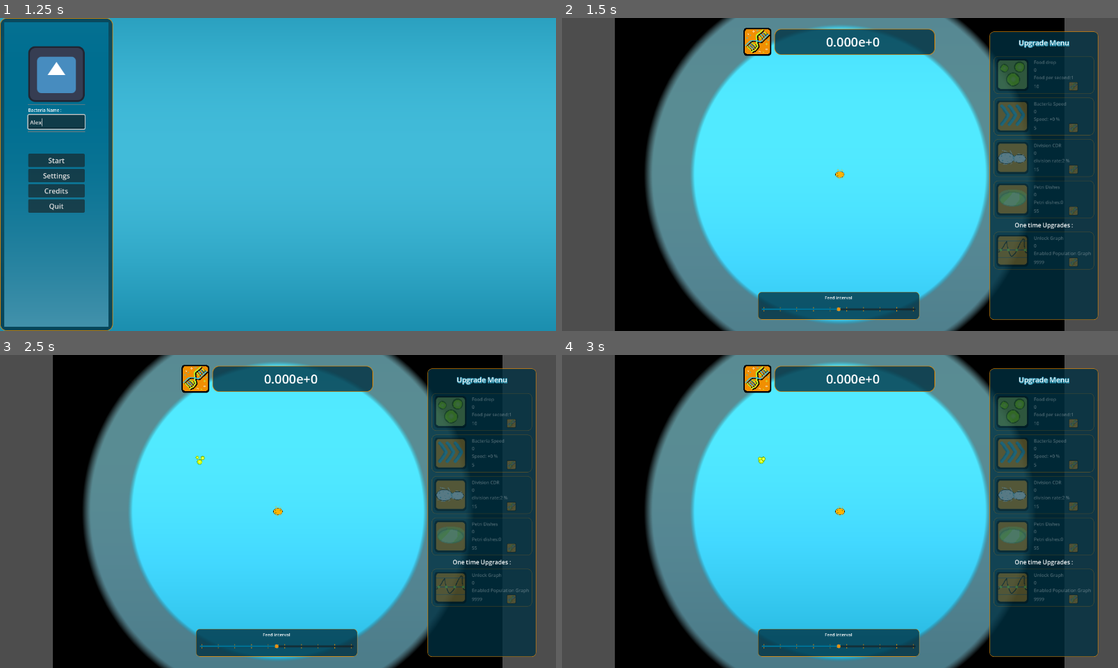
Above: before the commit, frames 1-4 (two rows, left to right).
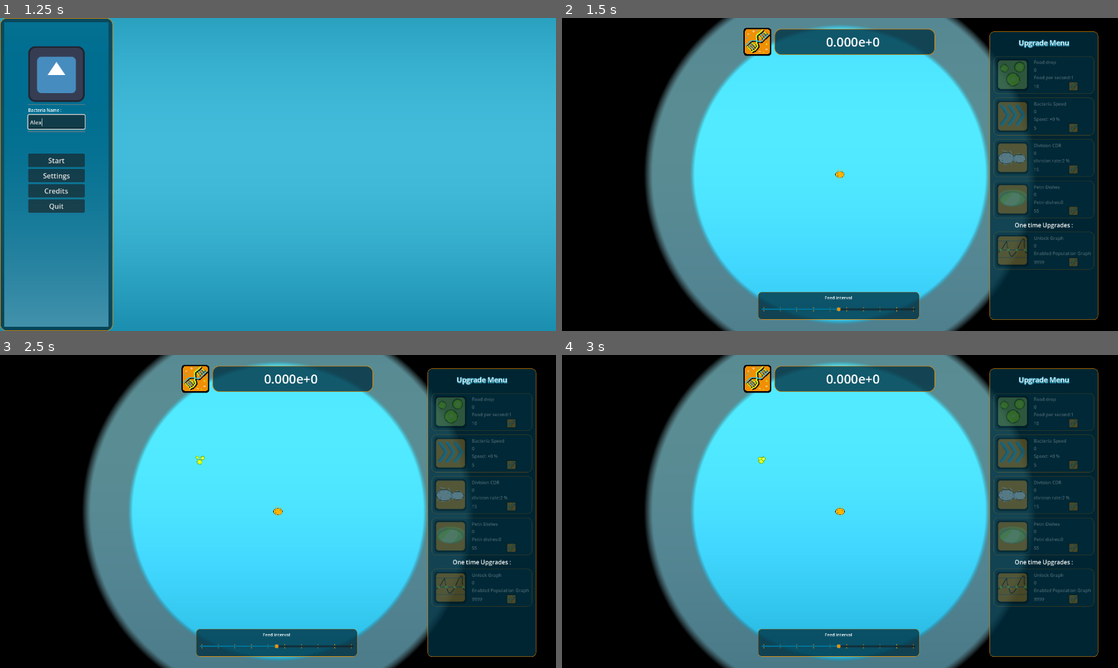
Above: after the commit, the same moments.

Repository: MisterIXI/chili-code-jam-4
Game: Godot game, scene res://entities/game/intro_scene.tscn
The game is run twice, just before and just after one commit, with the same random seed, the same clock (stepped at 60 frames per second) and the same inputs. The engine's default icon, where the game draws it, is replaced by a stand-in: a white triangle on a blue panel in a dark square.
Inputs (mouse positions are in pixels of both pictures, inside the frame that each line leads up to):
- Up to frame 1 (1.25 s): click (55, 121) at 0.52 s; type "Alex" at 0.6 s
- Up to frame 2 (1.5 s): click "Start" at 1.25 s
- Up to frame 3 (2.5 s): tap Enter at 2 s; move the mouse to (294, 380) at 2.02 s; tap 1 (hotkey_1) at 2.1 s; click (294, 380) at 2.17 s
- Up to frame 4 (3 s): tap Space at 2.75 s; move the mouse to (728, 527) at 2.77 s; tap 1 (hotkey_1) at 2.85 s; click (728, 527) at 2.92 s

Frame 1 is identical in both runs. In frame 2, 14% of the frame differs, in the area x 0-100%, y 0-100%; in frame 3, 14%; in frame 4, 14%.

Commit message:
overhaul of spawn stuff in progress

Diff:
--- a/autoload/food_manager.gd
+++ b/autoload/food_manager.gd
@@ -18,10 +18,10 @@
 	timer.timeout.connect(_on_timer_timeout)
 
 	GameUi.food_slider_changed.connect(_on_food_interval_change)
-	#GameUi._food_slider.min_value = 1
-	#GameUi._food_slider.max_value = 10
-	#GameUi._food_slider.value = 5
-	#GameUi._food_slider.step = 1
+	# GameUi._food_slider.min_value = 1
+	# GameUi._food_slider.max_value = 10
+	# GameUi._food_slider.value = 5
+	# GameUi._food_slider.step = 1
 
 func _on_timer_timeout() ->void:
 
@@ -45,7 +45,7 @@
 
 
 func _on_food_interval_change(_value : float) ->void:
+	print("Food_Manager: feed interval changed to: ", _value)
 	if _value > 0:
 		timer.wait_time = _value
-		print("Food_Manager: feed interval changed to: ", _value)
 		GameData.p_food_slider = _value
--- a/entities/bacteria/spawn_manager.gd
+++ b/entities/bacteria/spawn_manager.gd
@@ -1,10 +1,12 @@
 extends Node2D
 class_name Spawn_Manager
 
+signal spawn_tick
+const FOOD_SCENE = preload("res://entities/food/food.tscn")
 const SMART_BACTERIA_SCENE = preload("res://entities/bacteria/smart_bacteria.tscn")
+const SPAWN_RADIUS = 700
 @export var real_spawn_curve: Curve
 @export var food_mgr: FoodManager
-var max_bacteria : float = 500
 var start_health : int = 10
 var start_speed  : float = 100
 var cooldown : float = 2.0
@@ -12,62 +14,83 @@
 var fake_bacteria_count: float
 var current_spawn_cap: float = 10_000
 var spawn_tracker_cd: float = 0.5
+const SPAWN_TICK_CD: float = 0.5
 var spawn_stat_arr: Array[float] = []
 var avg_spawn_rate: float = 0
 var spawn_accum: float = 0
 static var singleton
 
+var fake_food_count: float = 0
+var food_root: Node2D
+
 func _init():
 	singleton = self
 # Called when the node enters the scene tree for the first time.
 func _ready() -> void:
+	food_root = Node2D.new()
+	food_root.name = "FoodRoot"
+	add_sibling.call_deferred(food_root)
 	# _new_bacteria(start_health * 10,start_speed*2,  global_position)
-	_new_smart_bacteria(Vector2(0,0))
-	max_bacteria = GameData.s_max_bacterias
+	_spawn_bacteria(Vector2(0,0))
 
 func _physics_process(delta):
 	spawn_tracker_cd -= delta
 	if spawn_tracker_cd <= 0:
-		spawn_tracker_cd = 0.5
-		spawn_stat_arr.append(spawn_accum)
-		if spawn_stat_arr.size() == 1:
-			return
-		if spawn_stat_arr.size() > 10:
-			spawn_stat_arr.pop_front()
-		var rate_acc: float = 0
-		for i in range(spawn_stat_arr.size() - 1):
-			rate_acc += spawn_stat_arr[i + 1] - spawn_stat_arr[i]
-		avg_spawn_rate = rate_acc / (spawn_stat_arr.size() - 1)
+		spawn_tracker_cd = SPAWN_TICK_CD
 		var real_bac_count = get_child_count()
-		var fake_mult = real_spawn_curve.sample((real_bac_count + fake_bacteria_count) / max_bacteria)
-		var fake_kill: float = ((1 - fake_mult) * food_mgr.get_food_rate() * 10)
-		fake_bacteria_count = max(0, fake_bacteria_count - fake_kill)
-		#print("Bacteria (r/f): (", real_bac_count, "/", fake_bacteria_count,")\nAvg rate: ", avg_spawn_rate, "\nFake Mult: ", fake_mult , "\nFake Kill: ", fake_kill)
-		fake_spawn(avg_spawn_rate * delta * 2 / real_bac_count * fake_bacteria_count)
+		var real_mult = real_spawn_curve.sample((real_bac_count + fake_bacteria_count) / GameData.s_max_bacterias)
+		handle_bacteria_spawn(real_bac_count, real_mult)
+		handle_food_spawn(real_mult)
+		spawn_tick.emit()
 
+func handle_food_spawn(real_mult: float) -> void:
+	var count = calc_food_rate()
+	var real_food_count = food_root.get_child_count()
+	var real_spawns = count * (1 - real_mult)
+	var overflow = real_spawns - clampf(real_spawns, 0, GameData.s_max_bacterias - real_food_count)
+	real_spawns = max(real_spawns - overflow, 0)
+	var fake_spawns = count - real_spawns
+	fake_food_count += fake_spawns
+	for i in range(real_spawns):
+		_spawn_food()
+
+func handle_bacteria_spawn(real_bac_count: float, real_mult: float) -> void:
+	spawn_stat_arr.append(spawn_accum)
+	if spawn_stat_arr.size() == 1:
+		return
+	if spawn_stat_arr.size() > 10:
+		spawn_stat_arr.pop_front()
+	var rate_acc: float = 0
+	for i in range(spawn_stat_arr.size() - 1):
+		rate_acc += spawn_stat_arr[i + 1] - spawn_stat_arr[i]
+	avg_spawn_rate = rate_acc / (spawn_stat_arr.size() - 1)
+
+	var fake_kill: float = ((1 - real_mult) * food_mgr.get_food_rate() * 10)
+	fake_bacteria_count = max(0, fake_bacteria_count - fake_kill)
+	#print("Bacteria (r/f): (", real_bac_count, "/", fake_bacteria_count,")\nAvg rate: ", avg_spawn_rate, "\nFake Mult: ", fake_mult , "\nFake Kill: ", fake_kill)
+	fake_spawn(avg_spawn_rate * SPAWN_TICK_CD * 2 / real_bac_count * fake_bacteria_count, real_mult)
 
 func get_current_bacterias_count() -> float:
 	return get_child_count() + fake_bacteria_count
 
-func fake_spawn(count: float) -> void:
+func fake_spawn(count: float, real_mult: float) -> void:
 	var bac_count = get_current_bacterias_count()
 	count = min(current_spawn_cap - bac_count, count)
-	var real_spawn_percent: float = real_spawn_curve.sample(get_child_count() / max_bacteria)
-	var real_spawn_count: int = floor(count * real_spawn_percent)
-	fake_bacteria_count += count * (1.0 - real_spawn_percent)
+	var real_spawn_count: int = floor(count * real_mult)
+	fake_bacteria_count += count * (1.0 - real_mult)
 	for i in range(real_spawn_count):
-		_new_smart_bacteria((Vector2.RIGHT * randf() * 700).rotated(randf() * PI * 2))
+		_spawn_bacteria((Vector2.RIGHT * randf() * SPAWN_RADIUS).rotated(randf() * PI * 2))
 	spawn_accum += real_spawn_count
-	_add_player_progress(count)
+	_add_player_progress(floor(count))
 
 func instant_spawn(_pos : Vector2) ->void:
 	var real_bac_count = get_child_count()
 	if real_bac_count + fake_bacteria_count + 1 >= current_spawn_cap:
 		# cancel spawn when this would exceed spawn cap
 		return
-	var is_real_spawn: bool = randf() < real_spawn_curve.sample(float(real_bac_count) / max_bacteria)
+	var is_real_spawn: bool = randf() < real_spawn_curve.sample(float(real_bac_count) / GameData.s_max_bacterias)
 	if is_real_spawn:
-		_new_smart_bacteria(_pos)
+		_spawn_bacteria(_pos)
 		spawn_accum += 1
 	else:
 		fake_bacteria_count += 1.0
@@ -75,12 +98,19 @@
 
 
 
-func _new_smart_bacteria(pos: Vector2) -> void:
+func _spawn_bacteria(pos: Vector2) -> void:
 	var bacteria: SmartBacteria = SMART_BACTERIA_SCENE.instantiate()
 	add_child(bacteria)
 	bacteria.global_position = pos
 	bacteria.health = start_health
 	SoundManager.play_division_sound()
+
+func _spawn_food() -> void:
+	var food: Food = FOOD_SCENE.instantiate()
+	food_root.add_child(food)
+	food.global_position = (Vector2.RIGHT * randf() * SPAWN_RADIUS).rotated(randf() * PI * 2)
+	var tween = food.create_tween()
+	# tween.tween_interval()
 
 func _add_player_progress(_count :int) ->void:
 	## add bacterias to stats
@@ -88,3 +118,6 @@
 		GameData.p_bacterias +=1
 		GameData.p_total_bacterias_spawned +=1
 		GameData.p_dna_currency += GameData.get_all_upgrade_levels()
+
+func calc_food_rate() -> float:
+	return GameData.p_food_slider * GameData.u_food_drop_max
--- a/entities/bacteria/spawn_manager.tscn
+++ b/entities/bacteria/spawn_manager.tscn
@@ -3,7 +3,7 @@
 [ext_resource type="Script" uid="uid://cylit3bor5bo5" path="res://entities/bacteria/spawn_manager.gd" id="1_igys3"]
 
 [sub_resource type="Curve" id="Curve_igys3"]
-_data = [Vector2(0.008196719, 1), 0.0, 0.0, 0, 0, Vector2(0.10382513, 1), 0.0, 0.0, 0, 0, Vector2(0.90163934, 0), -3.9915261, 0.0, 0, 0]
+_data = [Vector2(0, 1), 0.0, 0.0, 0, 0, Vector2(0.10382513, 1), 0.0, -0.09461946, 1, 0, Vector2(0.87431693, 0), -2.7668083, 0.0, 0, 0]
 point_count = 3
 
 [node name="Spawn_Manager" type="Node2D" unique_id=1027638047]
--- a/entities/food/food.gd
+++ b/entities/food/food.gd
@@ -2,20 +2,23 @@
 extends Area2D
 const TWEEN_DURATION : float = 0.35
 var food_amount : int = 1
-var _is_allready_eaten : bool = false
+var _is_already_eaten : bool = false
 func _ready() -> void:
 	body_entered.connect(_on_body_entered)
 
 func _on_body_entered(_body: Node2D) ->void:
 	if _body is SmartBacteria:
-		if !_is_allready_eaten:
-			_is_allready_eaten = true
+		if !_is_already_eaten:
+			_is_already_eaten = true
+			get_child(0).set_deferred("disabled", true)
 			# monitorable = false
 			# monitoring = false
 			# _body.eat(food_amount)
 			_body.ate_food()
 			# Tween food getting eaten: bouncy scale to 0 then free
 			_died()
+			#TODO: Death particle
+			queue_free()
 
 func _died() ->void:
 	#only one time
--- a/entities/game/game_scene.tscn
+++ b/entities/game/game_scene.tscn
@@ -64,6 +64,18 @@
 
 [node name="game_scene" type="Node2D" unique_id=74893840]
 
+[node name="ColorRect" type="ColorRect" parent="." unique_id=810639965]
+anchors_preset = 15
+anchor_right = 1.0
+anchor_bottom = 1.0
+offset_left = -3950.0
+offset_top = -2661.0
+offset_right = 3946.0
+offset_bottom = 2646.0
+grow_horizontal = 2
+grow_vertical = 2
+color = Color(0, 0, 0, 1)
+
 [node name="Background" type="ColorRect" parent="." unique_id=587980553]
 material = ExtResource("1_bjl4v")
 anchors_preset = 8
--- a/entities/ui/game_ui.gd
+++ b/entities/ui/game_ui.gd
@@ -18,7 +18,8 @@
 	_food_slider.value = GameData.p_food_slider
 
 func _on_food_slider_changed(_value : float) ->void:
-	food_slider_changed.emit(MAX_FOOD_INTERVAL -_value)
+	GameData.p_food_slider = _value
+	food_slider_changed.emit(_value)
 
 func on_fps_settings_changed(_value : bool) ->void:
 	show_debug_panel(_value)
